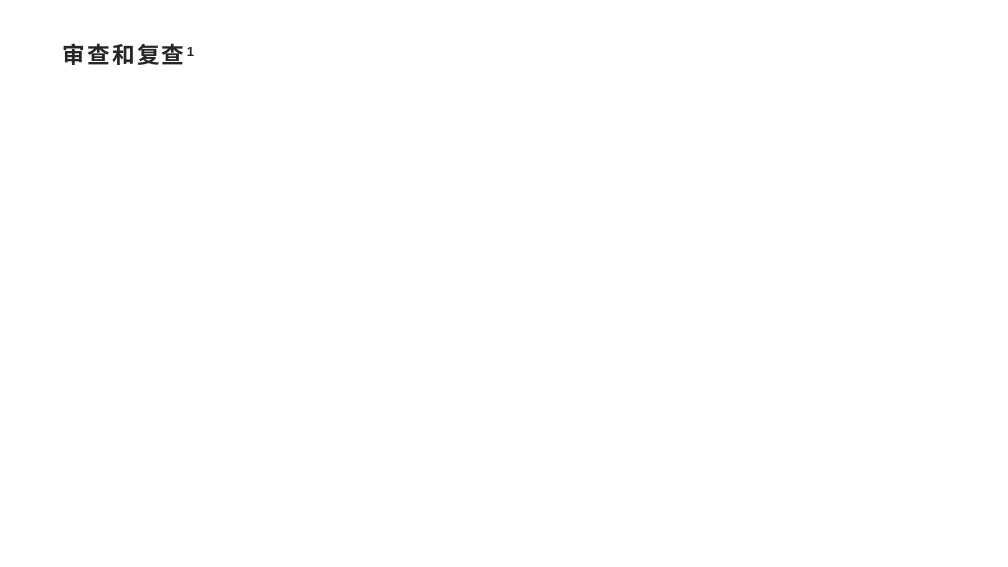
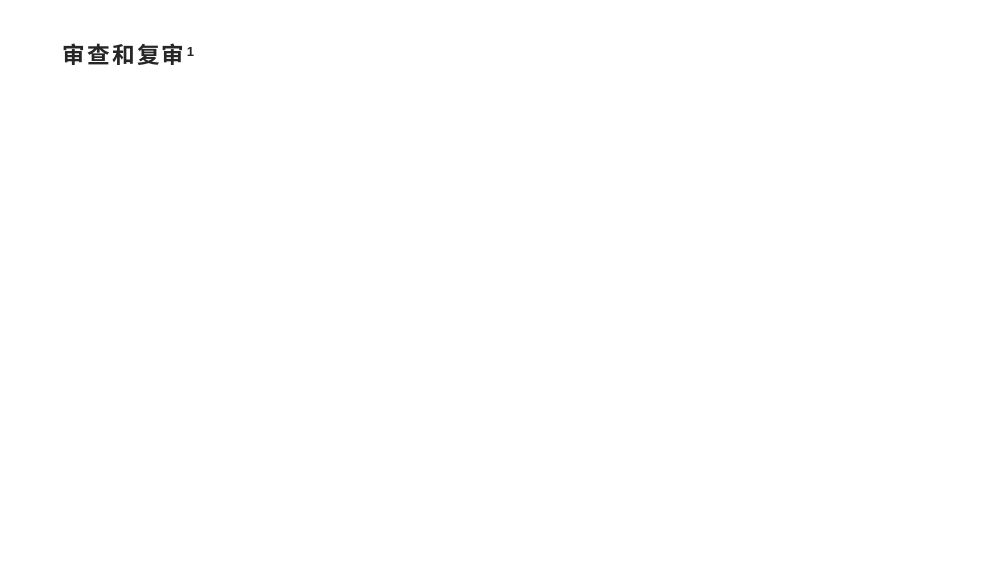
Before and after one commit to xlisses/ruang, a slide deck: slide 12 of detailed_design/项目设计.pptx. Drawn at 1008x567 pixels with LibreOffice and Linux fonts; fonts in the diff are those of the drawing. Boxes give left, top, right and bottom in pixels: in the first picture for what was removed or moved away, otherwise in the second. Text is boxed around its words. In the diff, an @@ line names an element or a change of style, - is before the commit and + after.

```diff
--- a/detailed_design/项目设计.pptx
+++ b/detailed_design/项目设计.pptx
@@ title at box(63, 43, 194, 65): text changed @@
-审查和复查1
+审查和复审1
```
Also in this commit, not shown: 6 other slides changed.
